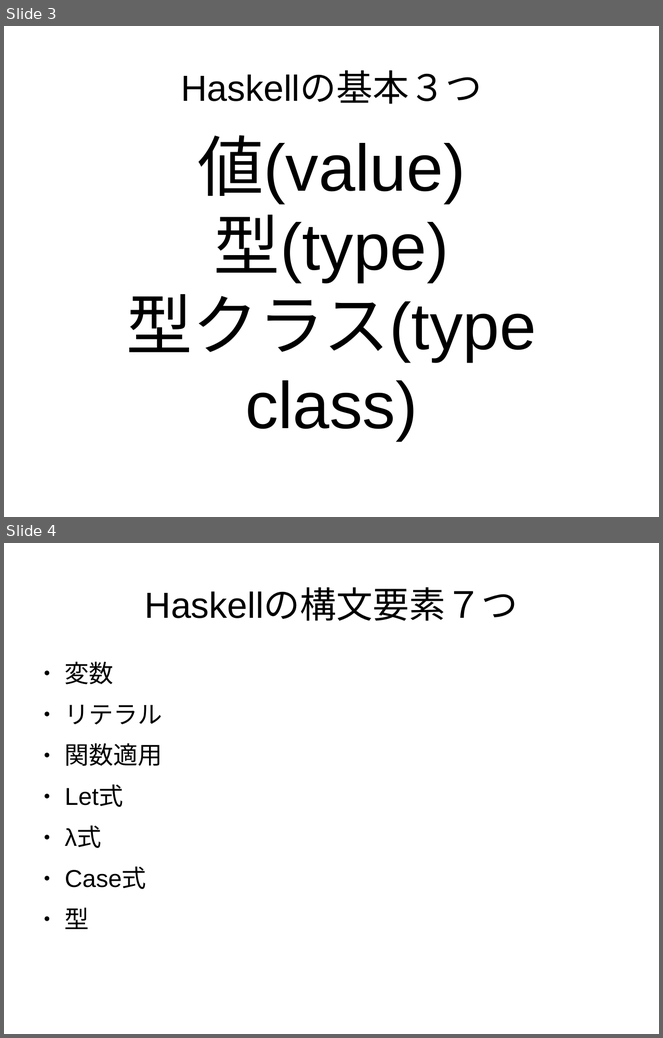
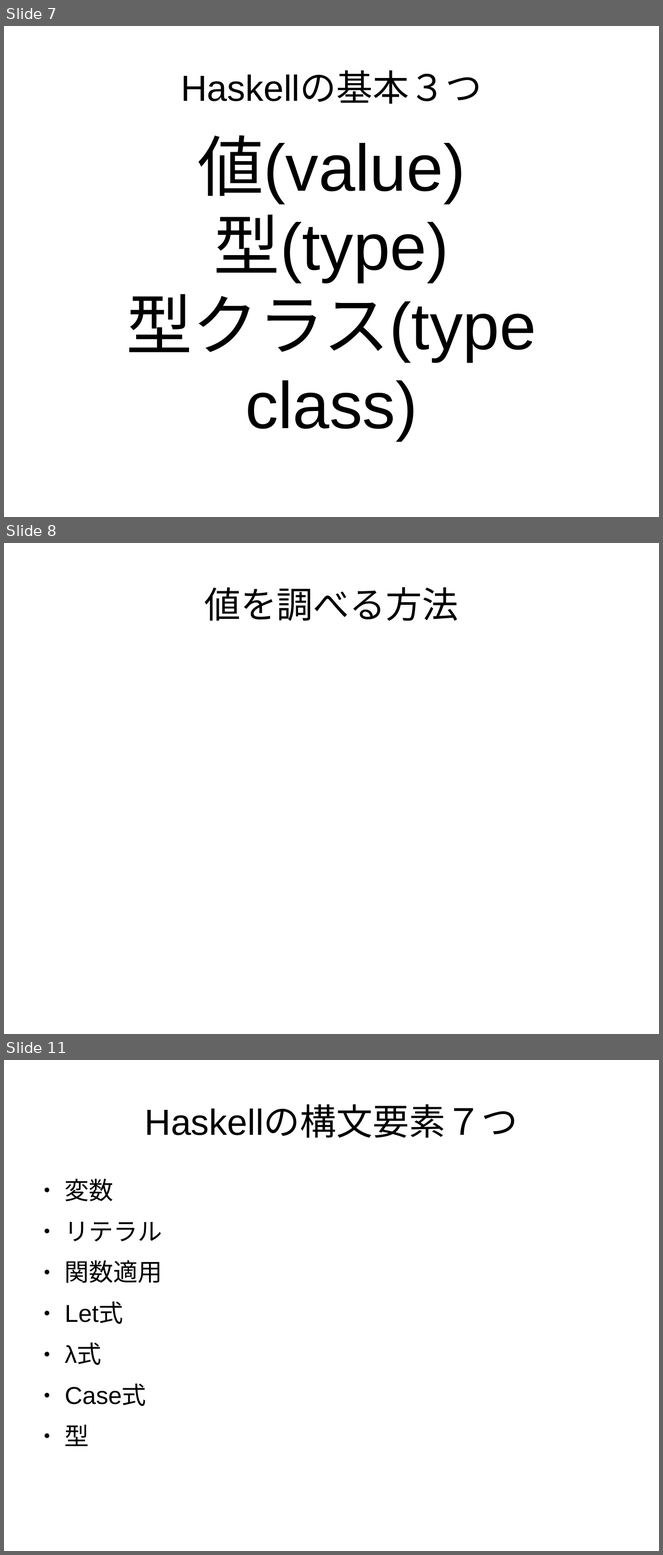
Before and after one commit to nushio3/practice, a slide deck: haskell-teaching/Tsukuba-2016.odp. Shown one above the other, each under a label of ours: slides 3 and 4 before the commit, slides 7, 8 and 11 after it; the slides between them are not shown. The pictures are 663x1038 and 663x1555 pixels, drawn with LibreOffice and Linux fonts; fonts in the diff are those of the drawing. Boxes give left, top, right and bottom in pixels: in the first picture for what was removed or moved away, otherwise in the second. Text is boxed around its words. In the diff, an @@ line names an element or a change of style, - is before the commit and + after.

```diff
--- a/haskell-teaching/Tsukuba-2016.odp
+++ b/haskell-teaching/Tsukuba-2016.odp
@@ slide 8 added at box(4, 543, 659, 1034), background #FFFFFF @@
@@ title added at box(204, 587, 458, 621), 44 pt, text #000000 @@
+値を調べる方法
@@ what was slide 3 is now slide 7 @@
@@ what was slide 4 is now slide 11 @@
```
Also in this commit, not shown: 1 slide changed, 28 other slides added, 1 other file.
